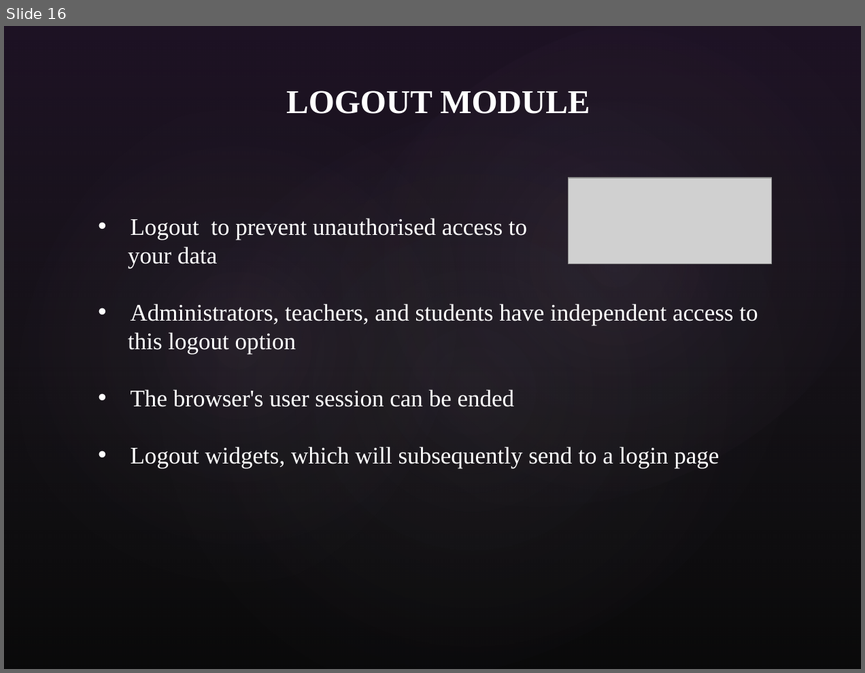
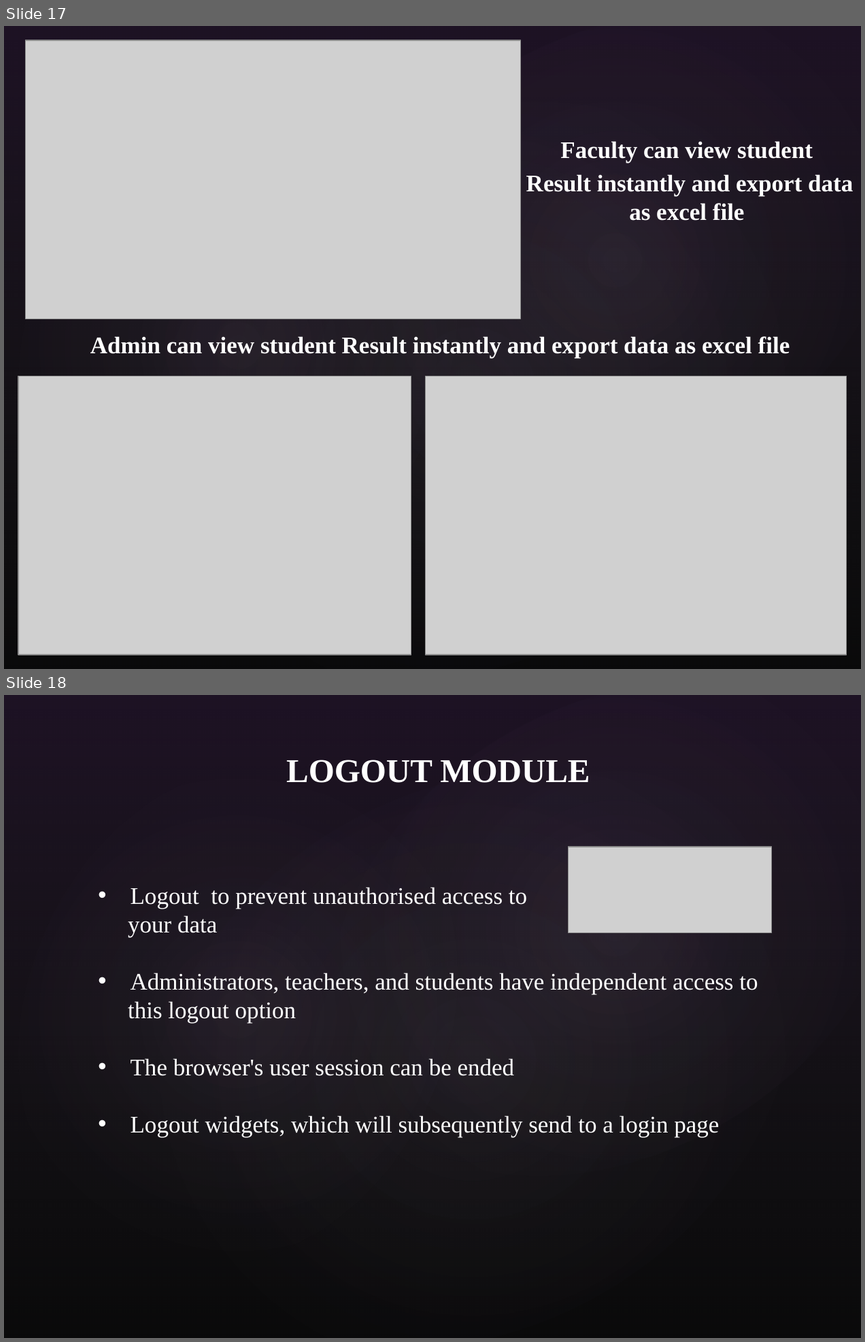
Before and after one commit to fake-friend/online_examination_with_security, a slide deck: Project.pptx. Shown one above the other, each under a label of ours: slide 16 before the commit, slides 17 and 18 after it. The pictures are 865x673 and 865x1342 pixels, drawn with LibreOffice and Linux fonts; fonts in the diff are those of the drawing; grey boxes stand for pictures; background and template pictures are left out. Boxes give left, top, right and bottom in pixels: in the first picture for what was removed or moved away, otherwise in the second. Text is boxed around its words. In the diff, an @@ line names an element or a change of style, - is before the commit and + after.

```diff
--- a/Project.pptx
+++ b/Project.pptx
@@ slide 17 added at (4, 26, 861, 669), background picture (left out); not listed: 4 template elements that a slide beside it also shows @@
@@ picture added at (26, 40, 521, 319) @@
@@ text added at (526, 141, 853, 220), 20 pt, text #FFFFFF, bold @@
+Faculty can view student
+Result instantly and export data as excel file
@@ text added at (90, 336, 790, 358), 20 pt, text #FFFFFF, bold @@
+Admin can view student Result instantly and export data as excel file
@@ picture added at (18, 376, 411, 654) @@
@@ picture added at (426, 376, 847, 654) @@
@@ what was slide 16 is now slide 18 @@
```
Also in this commit, not shown: 5 slides changed, 1 other slide added, 1 other file.
